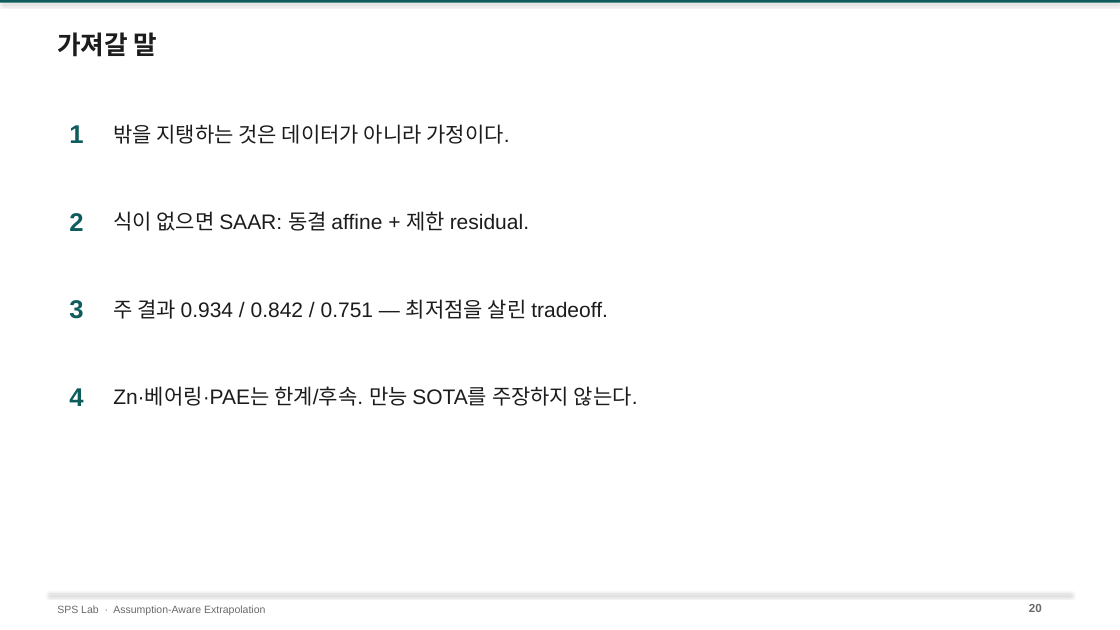
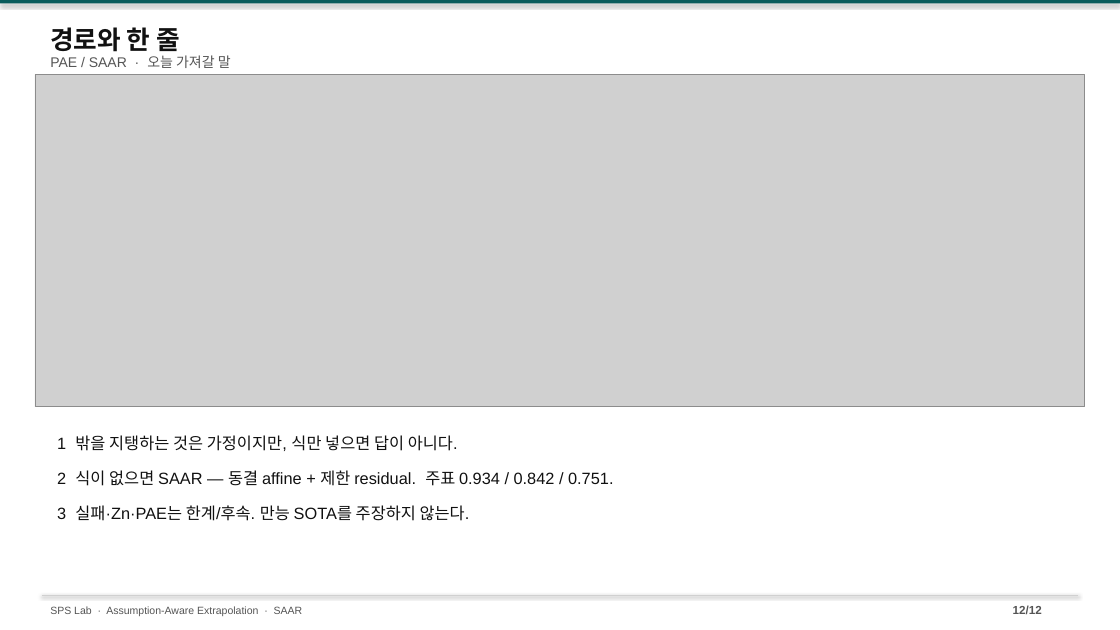
Before and after one commit to amumujs-create/pp_pae_total, a slide deck: slide 12 of output/PP_Research_Detailed_v2.pptx (slide 20 before the commit). Drawn at 1120x630 pixels with LibreOffice and Linux fonts; fonts in the diff are those of the drawing; grey boxes stand for pictures. Boxes give left, top, right and bottom in pixels: in the first picture for what was removed or moved away, otherwise in the second. Text is boxed around its words. In the diff, an @@ line names an element or a change of style, - is before the commit and + after.

```diff
--- a/output/PP_Research_Detailed_v2.pptx
+++ b/output/PP_Research_Detailed_v2.pptx
@@ rectangle at (0, 0, 1120, 3): fill #0F5C5C to #0A5C5C @@
@@ text added at (50, 27, 180, 52), 22 pt, text #111111, bold @@
+경로와 한 줄
@@ text at (50, 55, 231, 68): text changed; size 22 to 12 pt; text colour #1C1C1C to #555555; bold off @@
-가져갈 말
+PAE / SAAR · 오늘 가져갈 말
@@ picture added at (35, 75, 1086, 408) @@
@@ text removed at (69, 125, 83, 143) @@
-1
@@ text removed at (113, 124, 510, 144) @@
-밖을 지탱하는 것은 데이터가 아니라 가정이다.
@@ text removed at (69, 213, 83, 231) @@
-2
@@ text removed at (113, 299, 608, 319) @@
-주 결과 0.934 / 0.842 / 0.751 — 최저점을 살린 tradeoff.
@@ text removed at (69, 300, 83, 319) @@
-3
@@ text removed at (69, 388, 83, 406) @@
-4
@@ text added at (57, 435, 458, 451), 14 pt, text #111111 @@
+1 밖을 지탱하는 것은 가정이지만, 식만 넣으면 답이 아니다.
@@ text at (57, 470, 613, 486): text changed; size 18 to 14 pt; text colour #1C1C1C to #111111 @@
-식이 없으면 SAAR: 동결 affine + 제한 residual.
+2 식이 없으면 SAAR — 동결 affine + 제한 residual. 주표 0.934 / 0.842 / 0.751.
@@ text at (57, 505, 470, 521): text changed; size 18 to 14 pt; text colour #1C1C1C to #111111 @@
-Zn·베어링·PAE는 한계/후속. 만능 SOTA를 주장하지 않는다.
+3 실패·Zn·PAE는 한계/후속. 만능 SOTA를 주장하지 않는다.
@@ line moved from (49, 593) - (1071, 593) to (42, 595) - (1078, 595) @@
@@ line (42, 595) - (1078, 595): stroke #E6E6E6 0.75 pt to #D0D0D0 0.75 pt @@
@@ text at (50, 606, 303, 616): text changed; text colour #6A6A6A to #555555 @@
-SPS Lab · Assumption-Aware Extrapolation
+SPS Lab · Assumption-Aware Extrapolation · SAAR
@@ text added at (1013, 605, 1042, 614), 10 pt, text #555555, bold @@
+12/12
@@ text removed at (1029, 604, 1042, 612) @@
-20
```
Also in this commit, not shown: 5 other slides changed, 6 slides added, 21 slides removed, 14 other files.
